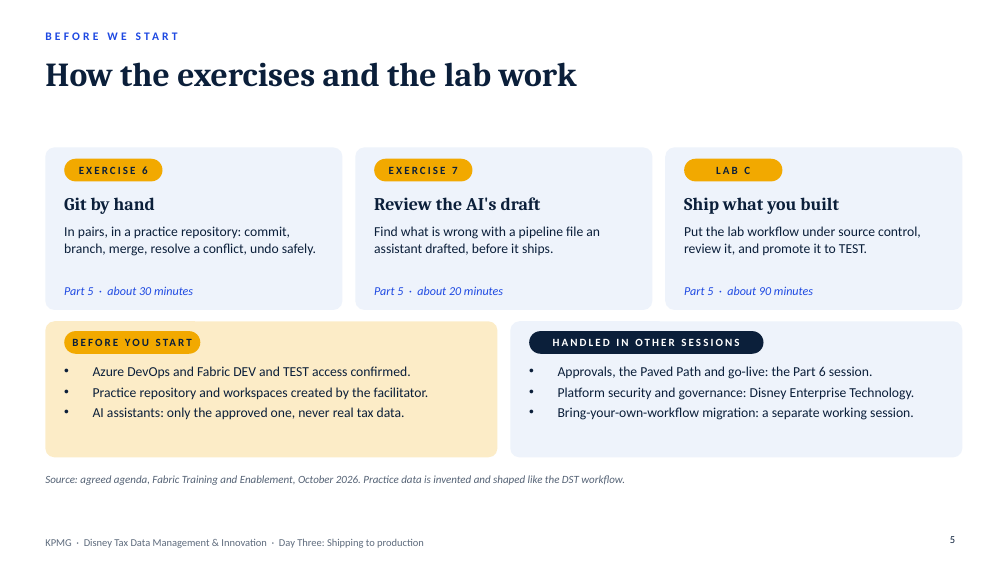
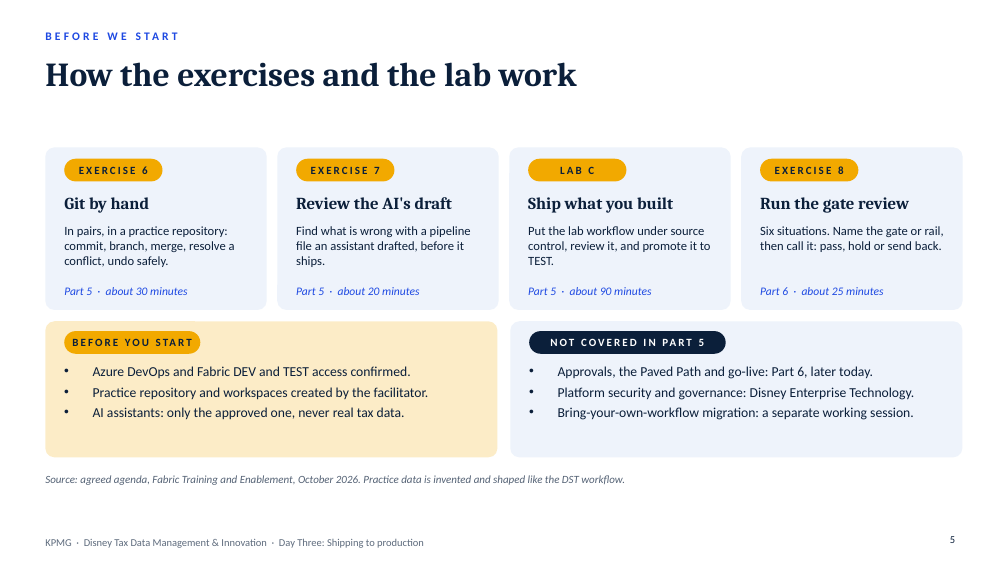
Before and after one commit to jveingrad/default, a slide deck: slide 5 of Disney Fabric Training and Enablement - Day Three Shipping to Production.pptx. Drawn at 1008x567 pixels with LibreOffice and Linux fonts; fonts in the diff are those of the drawing. Boxes give left, top, right and bottom in pixels: in the first picture for what was removed or moved away, otherwise in the second. Text is boxed around its words. In the diff, an @@ line names an element or a change of style, - is before the commit and + after.

```diff
--- a/Disney Fabric Training and Enablement - Day Three Shipping to Production.pptx
+++ b/Disney Fabric Training and Enablement - Day Three Shipping to Production.pptx
@@ rounded rectangle: place and size @@
-rounded rectangle at bbox=[45, 147, 343, 310]
+rounded rectangle at bbox=[45, 147, 267, 310]
@@ rounded rectangle: place and size @@
-rounded rectangle at bbox=[355, 147, 653, 310]
+rounded rectangle at bbox=[278, 147, 499, 310]
@@ rounded rectangle added at bbox=[510, 147, 731, 310], fill #EEF3FB @@
@@ rounded rectangle: place and size @@
-rounded rectangle at bbox=[665, 147, 963, 310]
+rounded rectangle at bbox=[741, 147, 963, 310]
@@ rounded rectangle "EXERCISE 7": place and size @@
-rounded rectangle "EXERCISE 7" at bbox=[374, 159, 473, 181]
+rounded rectangle "EXERCISE 7" at bbox=[296, 159, 395, 181]
@@ rounded rectangle "LAB C": place and size @@
-rounded rectangle "LAB C" at bbox=[684, 159, 783, 181]
+rounded rectangle "LAB C" at bbox=[529, 159, 627, 181]
@@ rounded rectangle added at bbox=[760, 159, 858, 181], fill #F2A900, 10.5 pt, text #0B1F3A, bold @@
+EXERCISE 8
@@ text "Review the AI's draft": place and size @@
-text "Review the AI's draft" at bbox=[374, 197, 541, 210]
+text "Review the AI's draft" at bbox=[296, 197, 452, 209]
@@ size 17 to 16 pt in 3 elements at bbox=[64, 197, 150, 213], bbox=[296, 197, 452, 209], bbox=[528, 197, 673, 213] @@
@@ text "Ship what you built": place and size @@
-text "Ship what you built" at bbox=[684, 197, 839, 214]
+text "Ship what you built" at bbox=[528, 197, 673, 213]
@@ text added at bbox=[760, 197, 909, 213], 16 pt, text #0B1F3A, bold @@
+Run the gate review
@@ text "Find what is wrong with ...": place and size @@
-text "Find what is wrong with ..." at bbox=[374, 226, 600, 255]
+text "Find what is wrong with ..." at bbox=[296, 226, 471, 267]
@@ size 13 to 12 pt in 3 elements at bbox=[64, 226, 235, 267], bbox=[296, 226, 471, 267], bbox=[528, 226, 711, 265] @@
@@ text "Put the lab workflow under ...": place and size @@
-text "Put the lab workflow under ..." at bbox=[684, 226, 921, 255]
+text "Put the lab workflow under ..." at bbox=[528, 226, 711, 265]
@@ text added at bbox=[760, 226, 944, 252], 12 pt, text #0B1F3A @@
+Six situations. Name the gate or rail, then call it: pass, hold or send back.
@@ text "Part 5 · about 20 ...": place and size @@
-text "Part 5 · about 20 ..." at bbox=[374, 286, 503, 295]
+text "Part 5 · about 20 ..." at bbox=[296, 287, 419, 295]
@@ size 11.5 to 11 pt in 3 elements at bbox=[64, 287, 187, 295], bbox=[296, 287, 419, 295], bbox=[528, 287, 651, 295] @@
@@ text "Part 5 · about 90 ...": place and size @@
-text "Part 5 · about 90 ..." at bbox=[684, 286, 813, 295]
+text "Part 5 · about 90 ..." at bbox=[528, 287, 651, 295]
@@ text added at bbox=[760, 287, 883, 295], 11 pt, text #1E49E2, italic @@
+Part 6 · about 25 minutes
@@ rounded rectangle removed at bbox=[529, 331, 764, 354] @@
-HANDLED IN OTHER SESSIONS
@@ rounded rectangle added at bbox=[529, 331, 726, 354], fill #0B1F3A, 10.5 pt, text #FFFFFF, bold @@
+NOT COVERED IN PART 5
@@ text at bbox=[558, 366, 873, 379]: text changed @@
-• Approvals, the Paved Path and go-live: the Part 6 session.
+• Approvals, the Paved Path and go-live: Part 6, later today.
```
Also in this commit, not shown: 2 other slides changed, 24 slides added, 1 slide removed.
